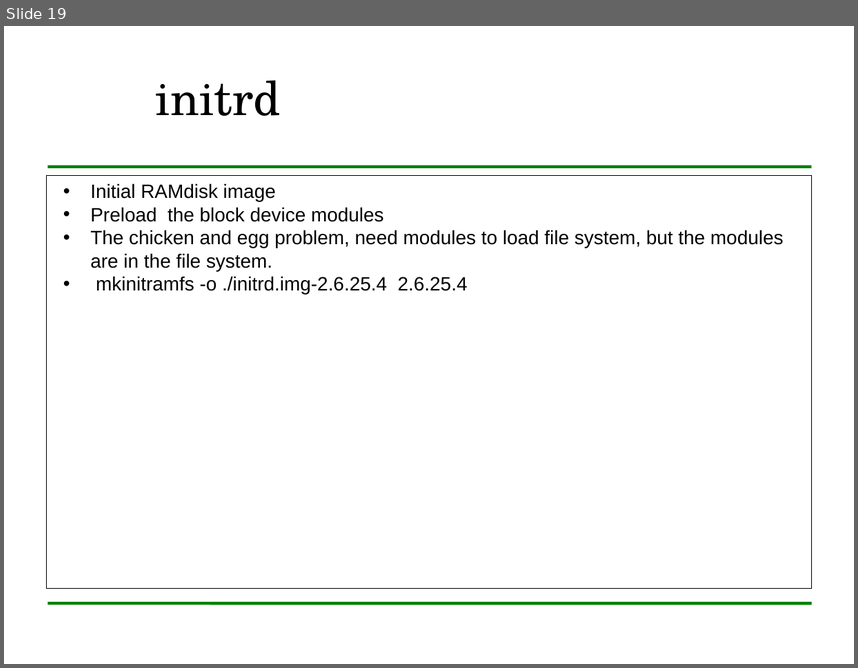
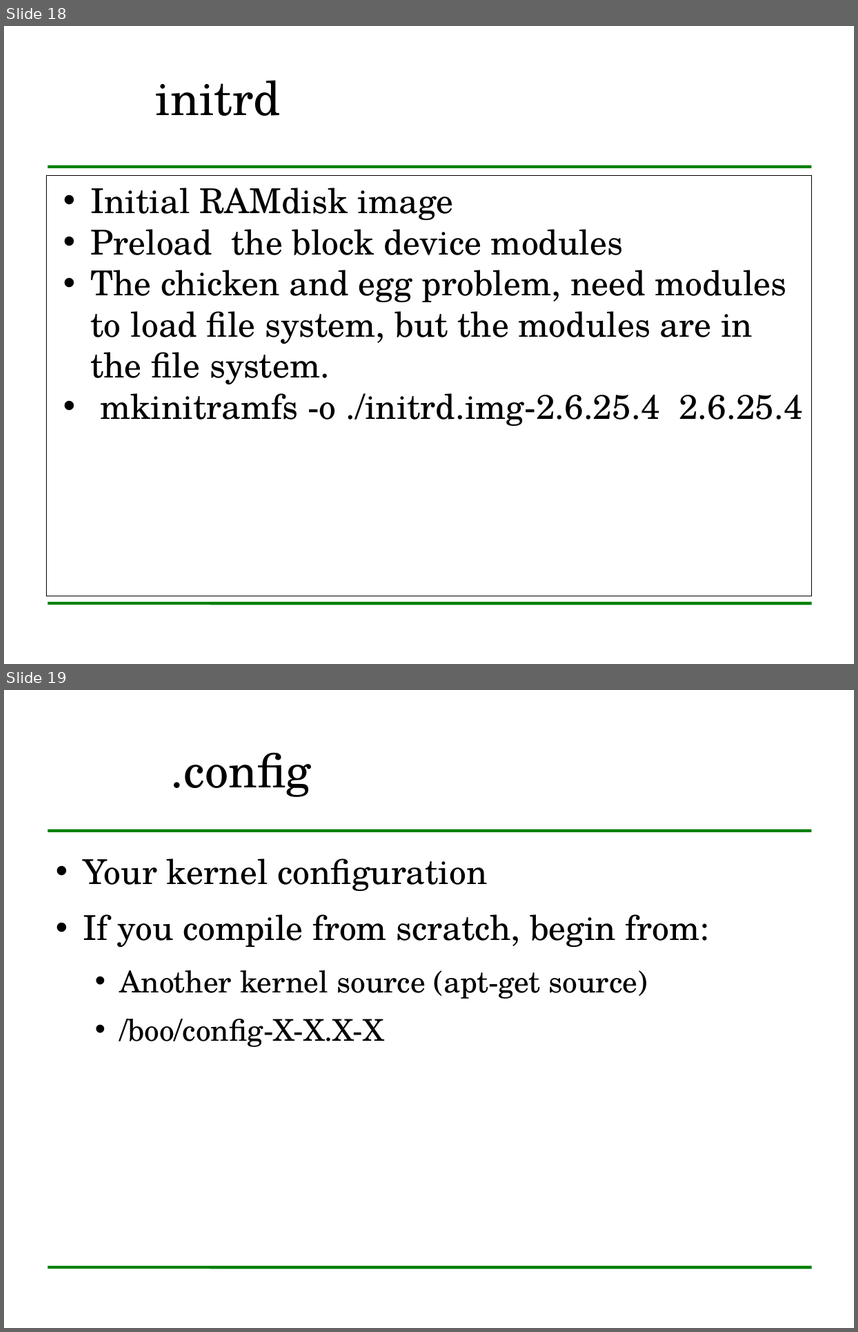
Before and after one commit to LibreLearning/libreteaching, a slide deck: mswl-madrid-2010-2011/cases-i/slides/linux-kernel/linuxKernelDescription.odp. Shown one above the other, each under a label of ours: slide 19 before the commit, slides 18 and 19 after it. The pictures are 858x668 and 858x1332 pixels, drawn with LibreOffice and Linux fonts; fonts in the diff are those of the drawing; background and template pictures are left out. Boxes give left, top, right and bottom in pixels: in the first picture for what was removed or moved away, otherwise in the second. Text is boxed around its words. In the diff, an @@ line names an element or a change of style, - is before the commit and + after.

```diff
--- a/mswl-madrid-2010-2011/cases-i/slides/linux-kernel/linuxKernelDescription.odp
+++ b/mswl-madrid-2010-2011/cases-i/slides/linux-kernel/linuxKernelDescription.odp
@@ slide 19 added at (x1=4, y1=690, x2=854, y2=1328), background #FFFFFF; not listed: 2 template elements that a slide beside it also shows @@
@@ title added at (x1=171, y1=752, x2=312, y2=797), 44 pt, text #000000 @@
+.config
@@ text added at (x1=83, y1=858, x2=709, y2=1047), 32 pt, text #000000 @@
+• Your kernel configuration
+• If you compile from scratch, begin from:
+  • Another kernel source (apt-get source)
+  • /boo/config-X-X.X-X
@@ what was slide 19 is now slide 18 @@
@@ slide 18 changed as well @@
@@ rectangle "Initial RAMdisk image" resized from (x1=46, y1=175, x2=812, y2=588) to (x1=46, y1=175, x2=812, y2=595) @@
@@ rectangle "Initial RAMdisk image" at (x1=46, y1=175, x2=812, y2=595): size 18 to 32 pt, font Arial to TeX Gyre Schola @@
```
Also in this commit, not shown: 22 other slides changed, 1 other slide added, 1 slide removed.
